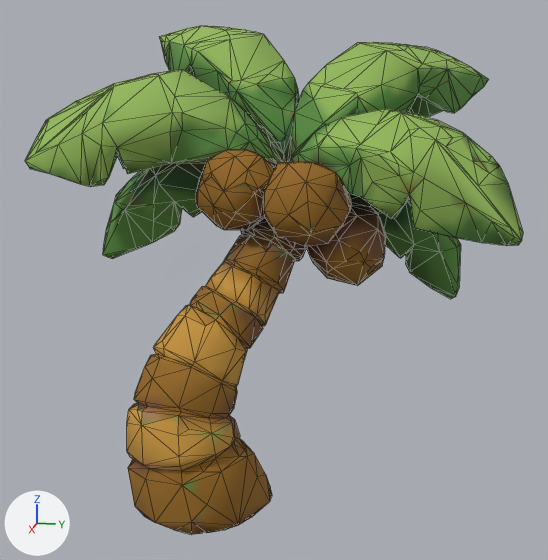
Before and after pictures for a commit that changed the glTF model public/models/tree-palm.glb.
The view is the same before and after, from a 50 mm lens placed at (1.569, 0.318, 0.334), pointed at (0.012, 0.007, -0.055). The axes (+X, +Y, +Z) are drawn at lower left. The lights are the same throughout. The first picture is the older version. Mesh edges are drawn as thin lines. Where no turn or scale is listed for an object, it has been applied to the vertices. Vertices at exactly the same position are counted once.

Names of what the first picture shows: 'tripo_node_415cff16-687a-4106-8300-2122f103581d'.
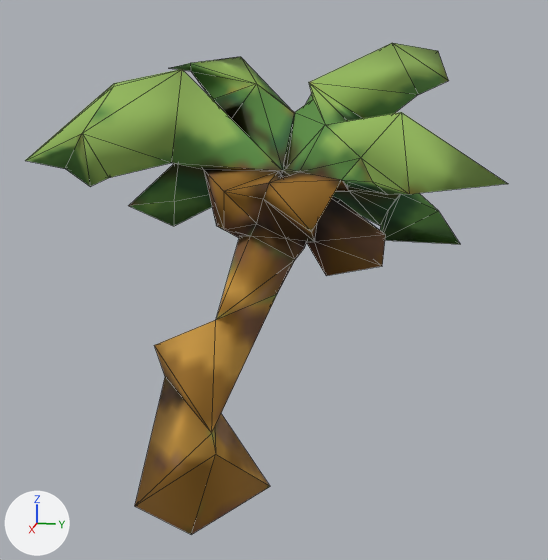
Where the newer file only moved an object's origin or applied its transform, the numbers keep the older frame.

Location of each change, (x1, y1, x2, y2) in pixels of the pictures (548 x 560 px):
```json
{"object": "tripo_node_415cff16-687a-4106-8300-2122f103581d", "change": "reshaped", "before": [25, 25, 523, 535], "after": [25, 43, 508, 535]}
{"part": 1, "of": "me_tripo_mesh_415cff16_687a_4106_8300_2122f103581d", "change": "deleted", "before": [25, 25, 523, 535]}
```

Edits to the scene script, one JSON object a line:
```json
{"block": "me_tripo_mesh_415cff16_687a_4106_8300_2122f103581d", "where": "# used by ob_tripo_node_415cff16_687a_4106_8300_2122f103581d; location = (0.0, 0.0, 0.0)"}
{"op": "remove", "block": "me_tripo_mesh_415cff16_687a_4106_8300_2122f103581d", "code": "me_tripo_mesh_415cff16_687a_4106_8300_2122f103581d.from_pydata(...)  # 1136 vertices, 2279 faces; spans x -0.317..0.317, y -0.5..0.5, z -0.493..0.493"}
{"op": "add", "block": "me_tripo_mesh_415cff16_687a_4106_8300_2122f103581d", "code": "me_tripo_mesh_415cff16_687a_4106_8300_2122f103581d.from_pydata(...)  # 141 vertices, 287 faces; spans x -0.287..0.316, y -0.491..0.47, z -0.493..0.445"}
{"block": "me_tripo_mesh_415cff16_687a_4106_8300_2122f103581d", "change": "me_tripo_mesh_415cff16_687a_4106_8300_2122f103581d part 1: 995 vertices removed from x -0.317..0.317, y -0.5..0.5, z -0.493..0.493"}
```
